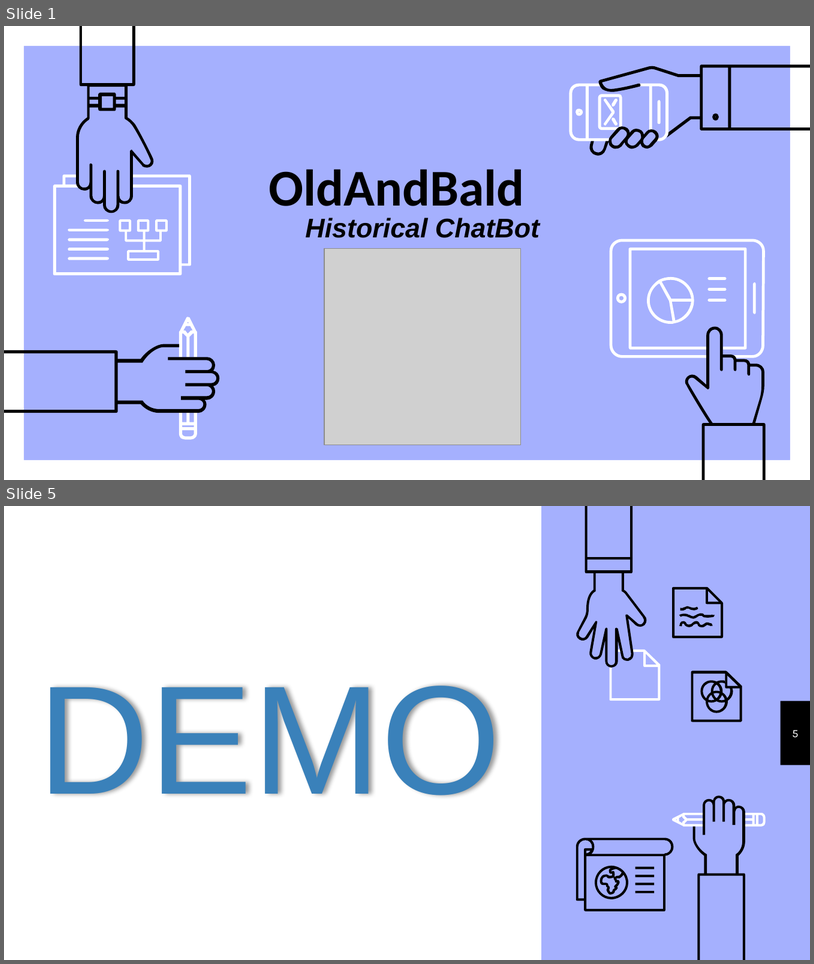
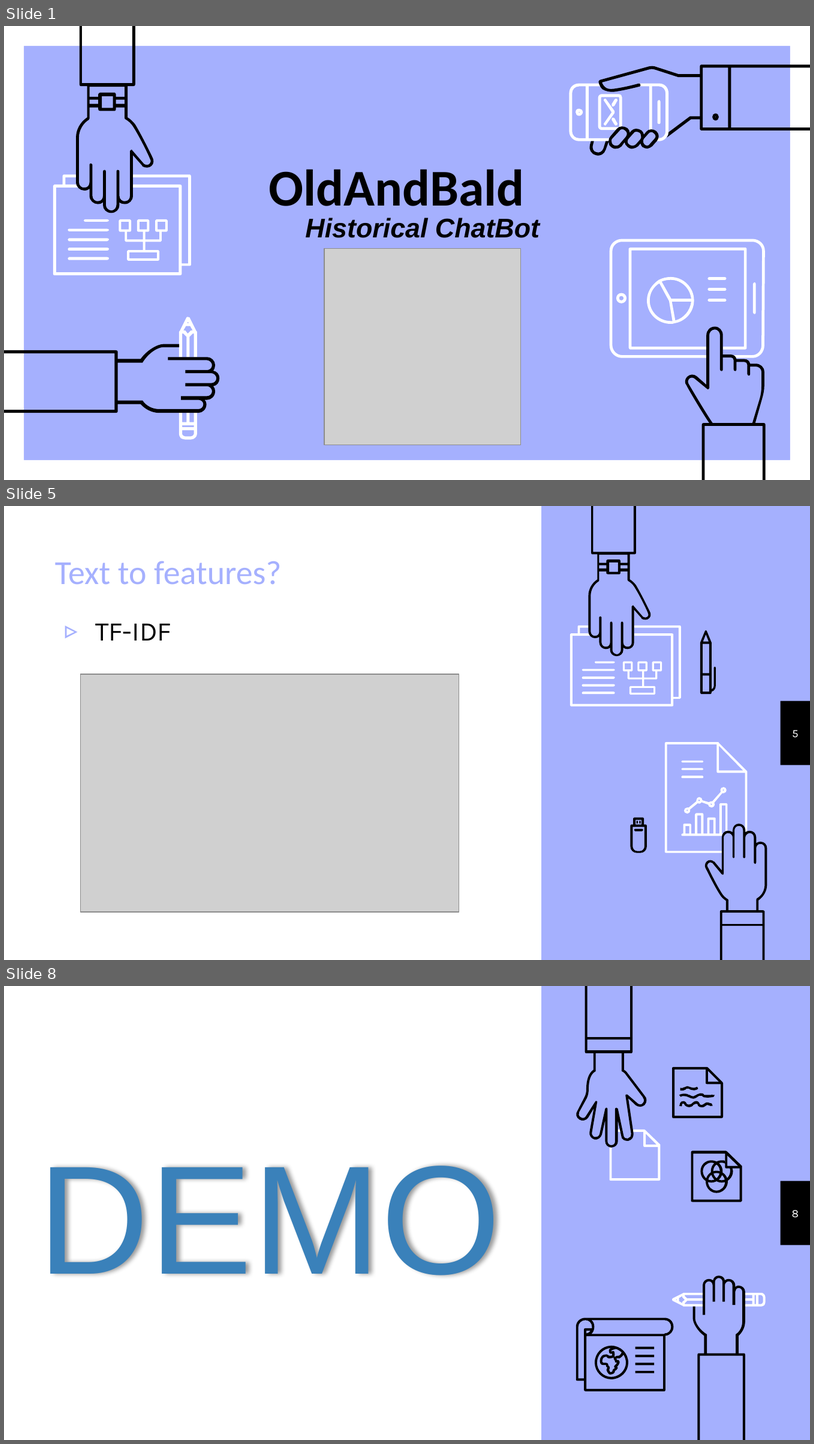
Before and after one commit to VIVelev/2Inter4U, a slide deck: OldAndBald.pptx. Shown one above the other, each under a label of ours: slides 1 and 5 before the commit, slides 1, 5 and 8 after it; the slides between them are not shown. The pictures are 814x964 and 814x1444 pixels, drawn with LibreOffice and Linux fonts; fonts in the diff are those of the drawing; grey boxes stand for pictures. Boxes give left, top, right and bottom in pixels: in the first picture for what was removed or moved away, otherwise in the second. Text is boxed around its words. In the diff, an @@ line names an element or a change of style, - is before the commit and + after.

```diff
--- a/OldAndBald.pptx
+++ b/OldAndBald.pptx
@@ slide 5 added at box(4, 506, 810, 960), background #A5B0FE; not listed: 2 template elements that a slide beside it also shows @@
@@ group added at box(570, 506, 716, 706): 9 freeform shapes @@
@@ title added at box(55, 561, 281, 584), 30 pt, text #A5B0FE @@
+Text to features?
@@ text added at box(95, 624, 171, 640), 24 pt, text #000000 @@
+▹ TF-IDF
@@ picture added at box(81, 674, 459, 912) @@
@@ page number added at box(792, 730, 799, 738), 10 pt, text #FFFFFF @@
+5
@@ group added at box(630, 742, 768, 960): 11 freeform shapes @@
@@ what was slide 5 is now slide 8 @@
@@ page number at box(792, 1210, 799, 1218): text changed @@
-5
+8
```
Also in this commit, not shown: 3 slides changed, 4 other slides added, 1 slide removed, 59 other files.
